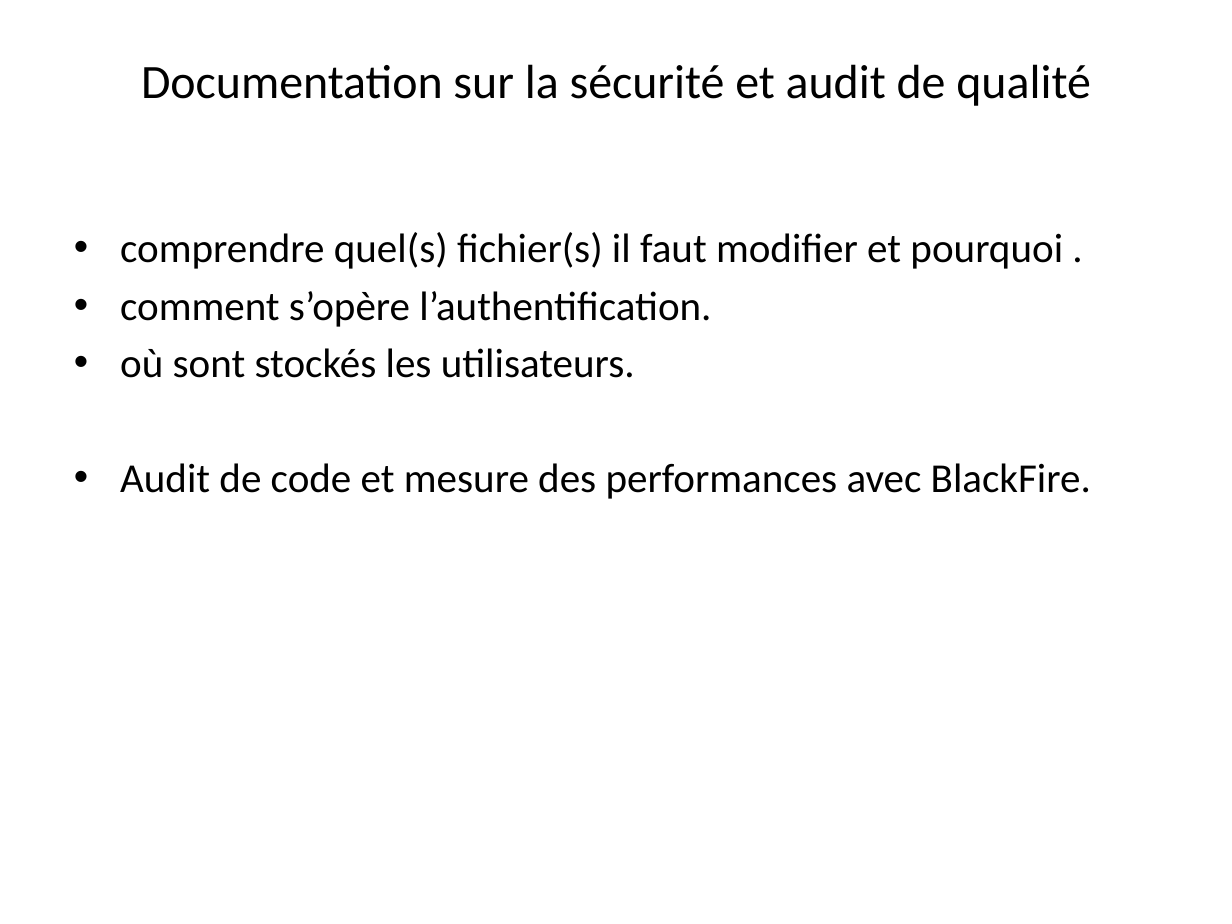
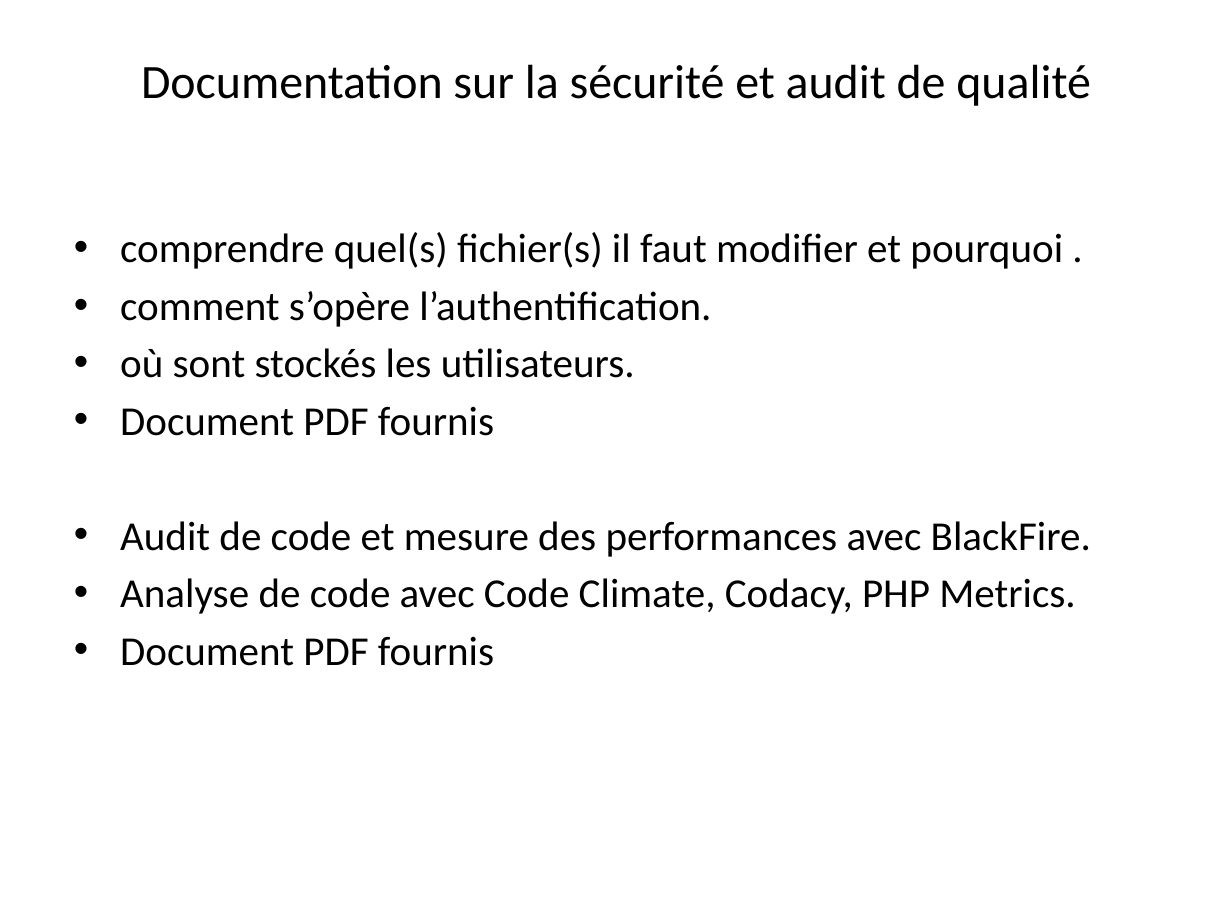
Before and after one commit to yohannzaoui/projet8_ToDo_and_Co, a slide deck: slide 5 of docs/ppt/ToDo&Co.pptx. Drawn at 1232x924 pixels with LibreOffice and Linux fonts; fonts in the diff are those of the drawing. Boxes give left, top, right and bottom in pixels: in the first picture for what was removed or moved away, otherwise in the second. Text is boxed around its words. In the diff, an @@ line names an element or a change of style, - is before the commit and + after.

```diff
--- a/docs/ppt/ToDo&Co.pptx
+++ b/docs/ppt/ToDo&Co.pptx
@@ text at (120,406,494,436): paragraph added @@
+• Document PDF fournis
@@ text at (120,578,1075,666): paragraphs added @@
+• Analyse de code avec Code Climate, Codacy, PHP Metrics.
+• Document PDF fournis
```
Also in this commit, not shown: 1 other slide changed.
